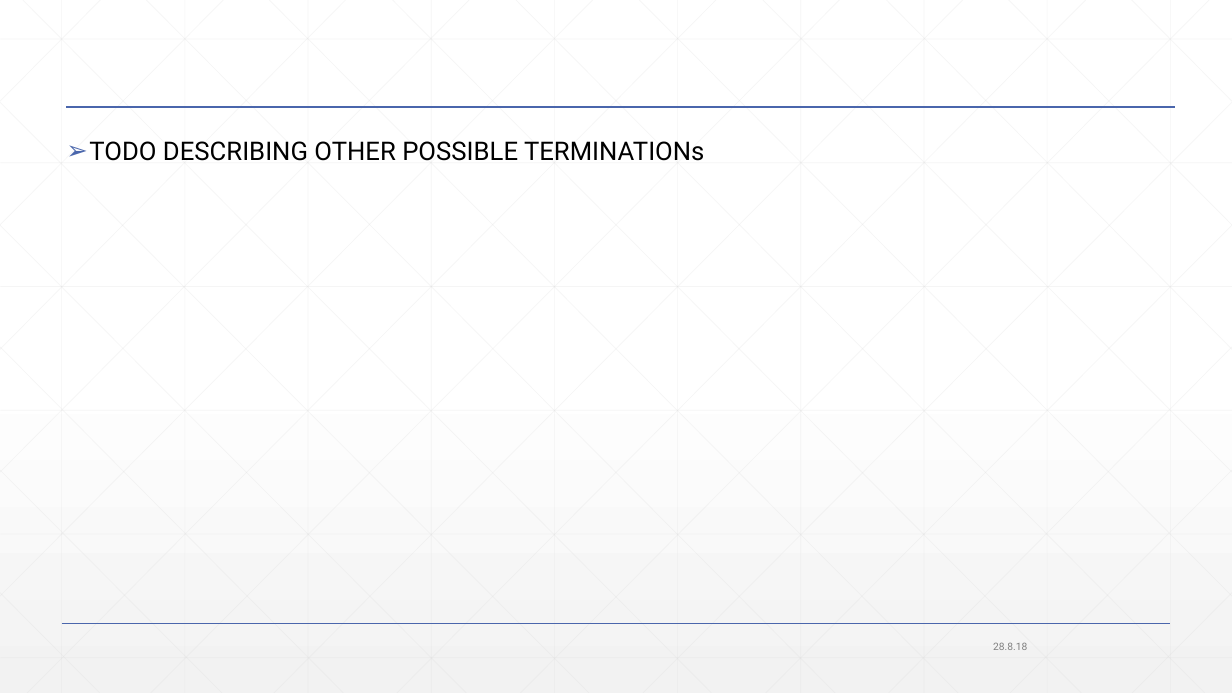
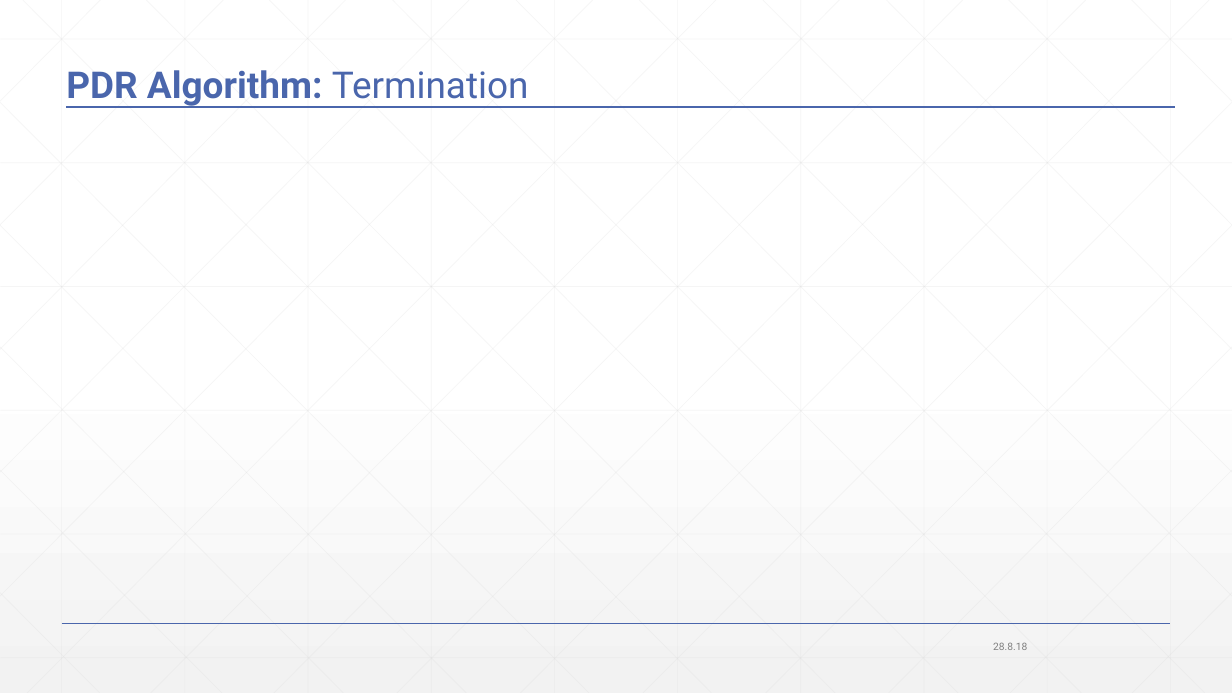
Before and after one commit to JonasWerner/BachelorThesis, a slide deck: slide 58 of Presentation/pdr_presentation_v2.pptx. Drawn at 1232x693 pixels with LibreOffice and Linux fonts; fonts in the diff are those of the drawing; grey boxes stand for pictures. Boxes give left, top, right and bottom in pixels: in the first picture for what was removed or moved away, otherwise in the second. Text is boxed around its words. In the diff, an @@ line names an element or a change of style, - is before the commit and + after.

```diff
--- a/Presentation/pdr_presentation_v2.pptx
+++ b/Presentation/pdr_presentation_v2.pptx
@@ title added at [66, 70, 529, 108], 28.8 pt, text #4A66AC, bold @@
+PDR Algorithm: Termination
@@ text removed at [89, 141, 704, 161] @@
-➢ TODO DESCRIBING OTHER POSSIBLE TERMINATIONs
```
Also in this commit, not shown: 80 other slides changed, 1 slide added, 1 other file.
